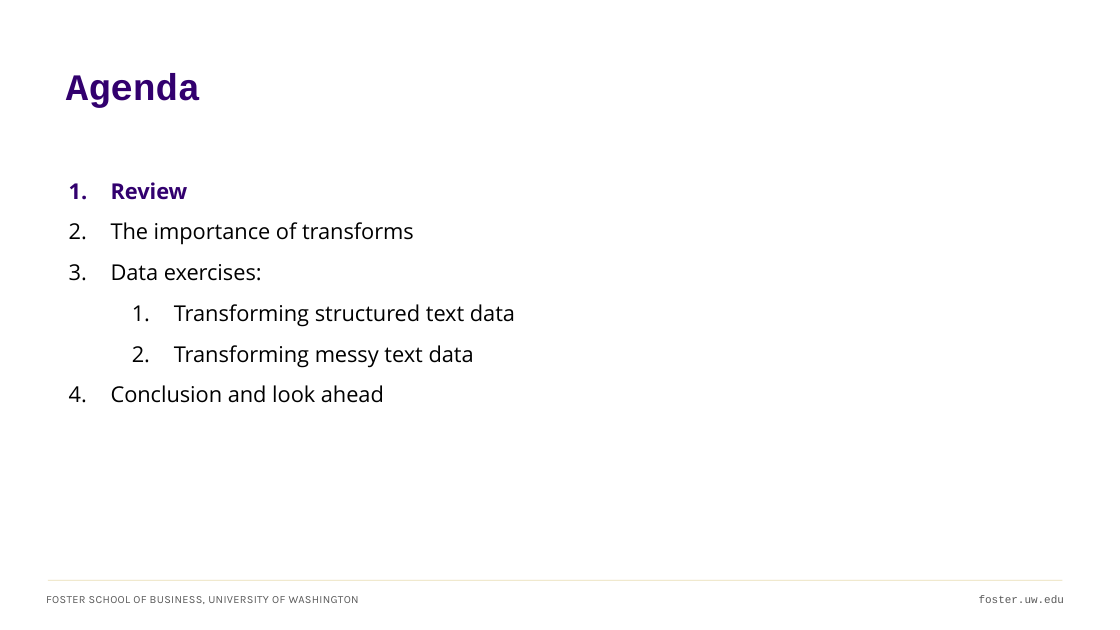
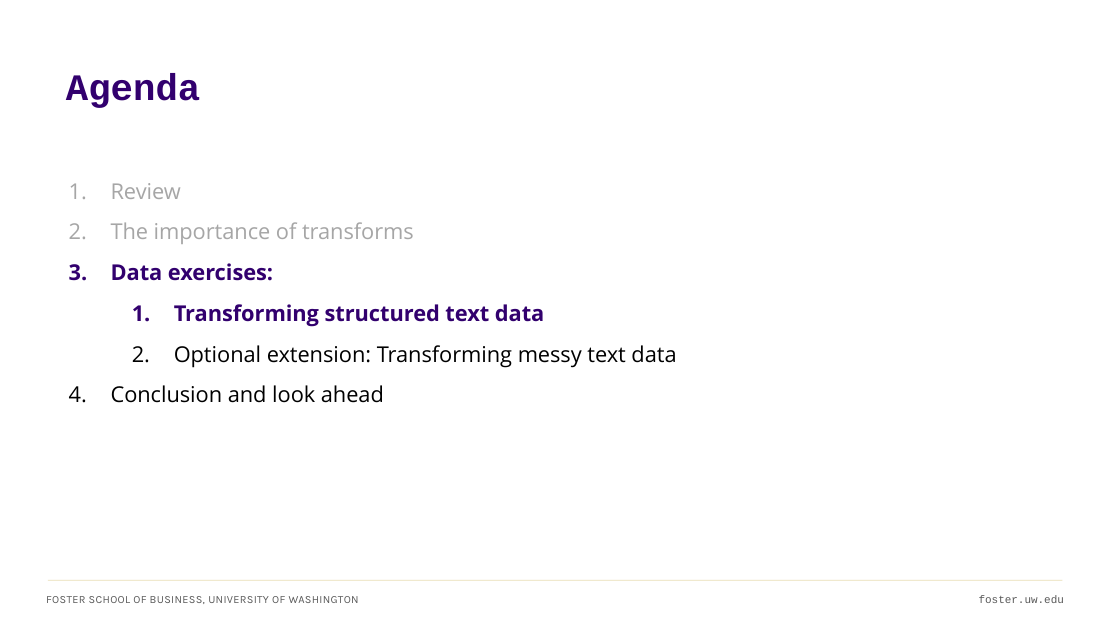
Before and after one commit to ashercurtis/slides.io, a slide deck: slide 9 of ACCTG320/ACCTG320Class04_2026.pptx (slide 4 before the commit). Drawn at 1120x630 pixels with LibreOffice and Linux fonts; fonts in the diff are those of the drawing. Boxes give left, top, right and bottom in pixels: in the first picture for what was removed or moved away, otherwise in the second. Text is boxed around its words. In the diff, an @@ line names an element or a change of style, - is before the commit and + after.

```diff
--- a/ACCTG320/ACCTG320Class04_2026.pptx
+++ b/ACCTG320/ACCTG320Class04_2026.pptx
@@ text at <box>111,183,544,327</box>: text colour #32006E to #A6A6A6, bold off in "Review"; text colour #000000 to #A6A6A6 in "The importance of transforms"; text colour #000000 to #32006E, bold on in "Data exercises:", "Transforming structured text data" @@
@@ text at <box>174,345,676,368</box>: text changed @@
-  2. Transforming messy text data
+  2. Optional extension: Transforming messy text data
```
Also in this commit, not shown: 5 other slides changed, 2 slides added, 2 slides removed, 2 other files.
